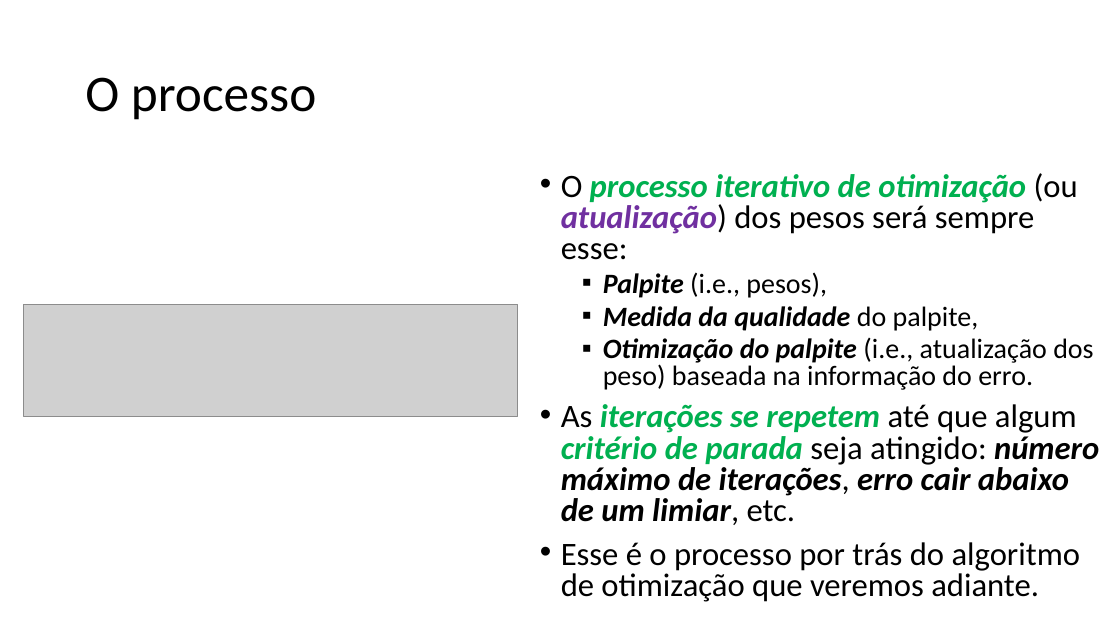
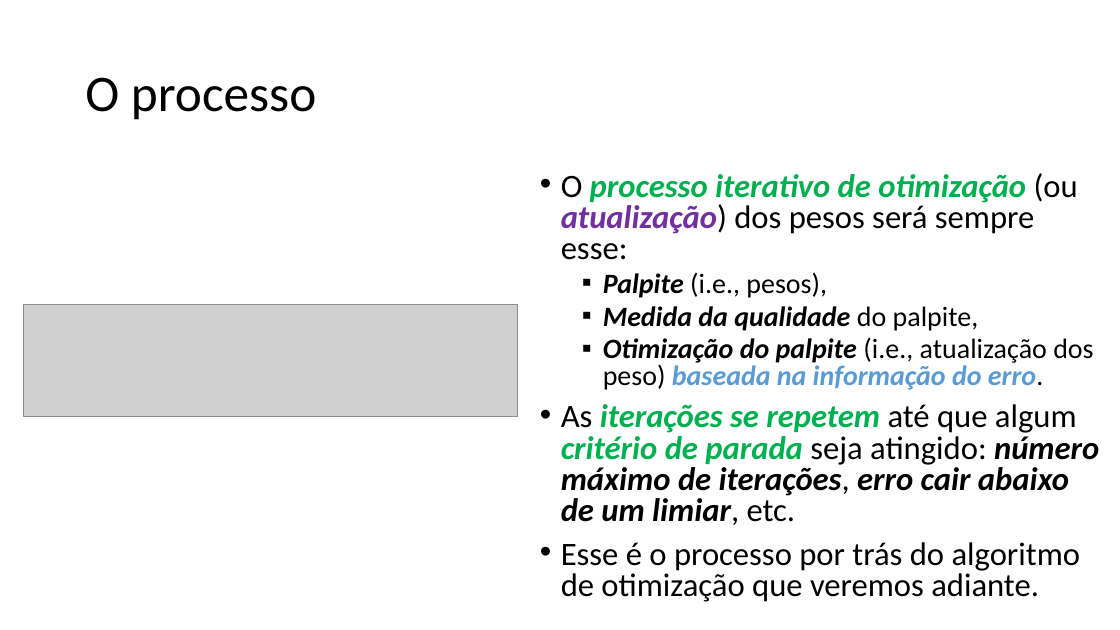
Before and after one commit to zz4fap/tp557-iot-ml, a slide deck: slide 16 of slides/TP557_5_Medindo_a_precisão_de_um_modelo_de_ML.pptx (slide 15 before the commit). Drawn at 1120x630 pixels with LibreOffice and Linux fonts; fonts in the diff are those of the drawing; grey boxes stand for pictures. Boxes give left, top, right and bottom in pixels: in the first picture for what was removed or moved away, otherwise in the second. Text is boxed around its words. In the diff, an @@ line names an element or a change of style, - is before the commit and + after.

```diff
--- a/slides/TP557_5_Medindo_a_precisão_de_um_modelo_de_ML.pptx
+++ b/slides/TP557_5_Medindo_a_precisão_de_um_modelo_de_ML.pptx
@@ text at [603, 338, 1093, 390]: text colour #000000 to #5B9BD5, bold on, italic on in "baseada na informação do erro." @@
```
Also in this commit, not shown: 7 other slides changed, 1 slide added, 1 other file.
